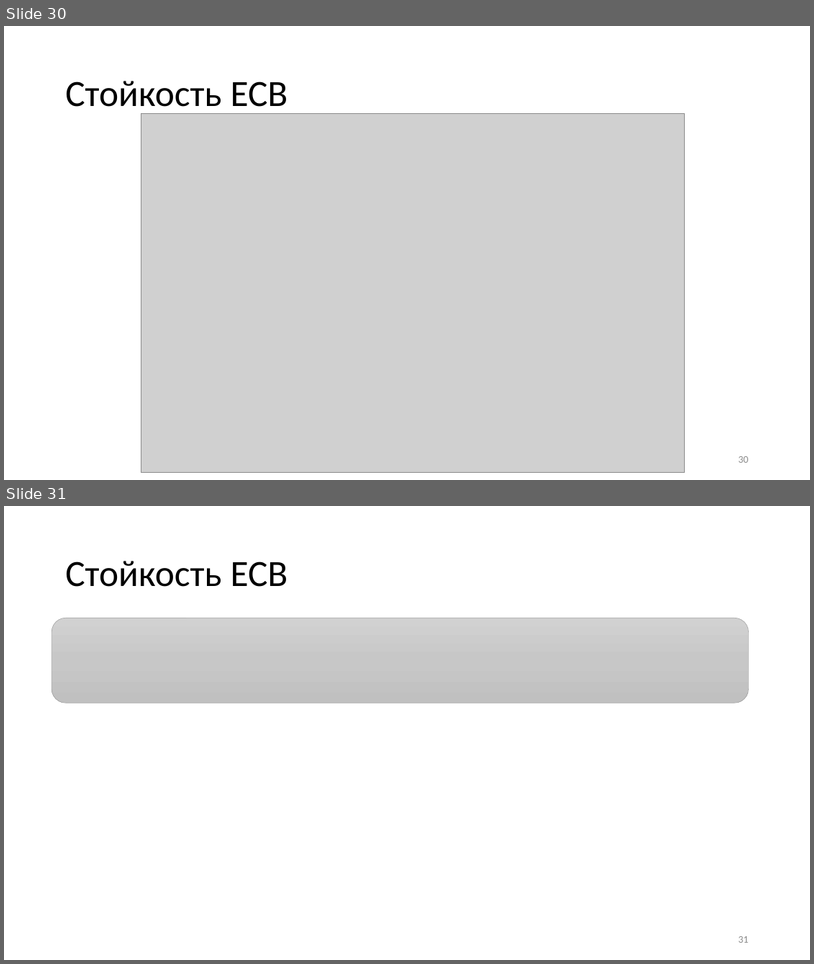
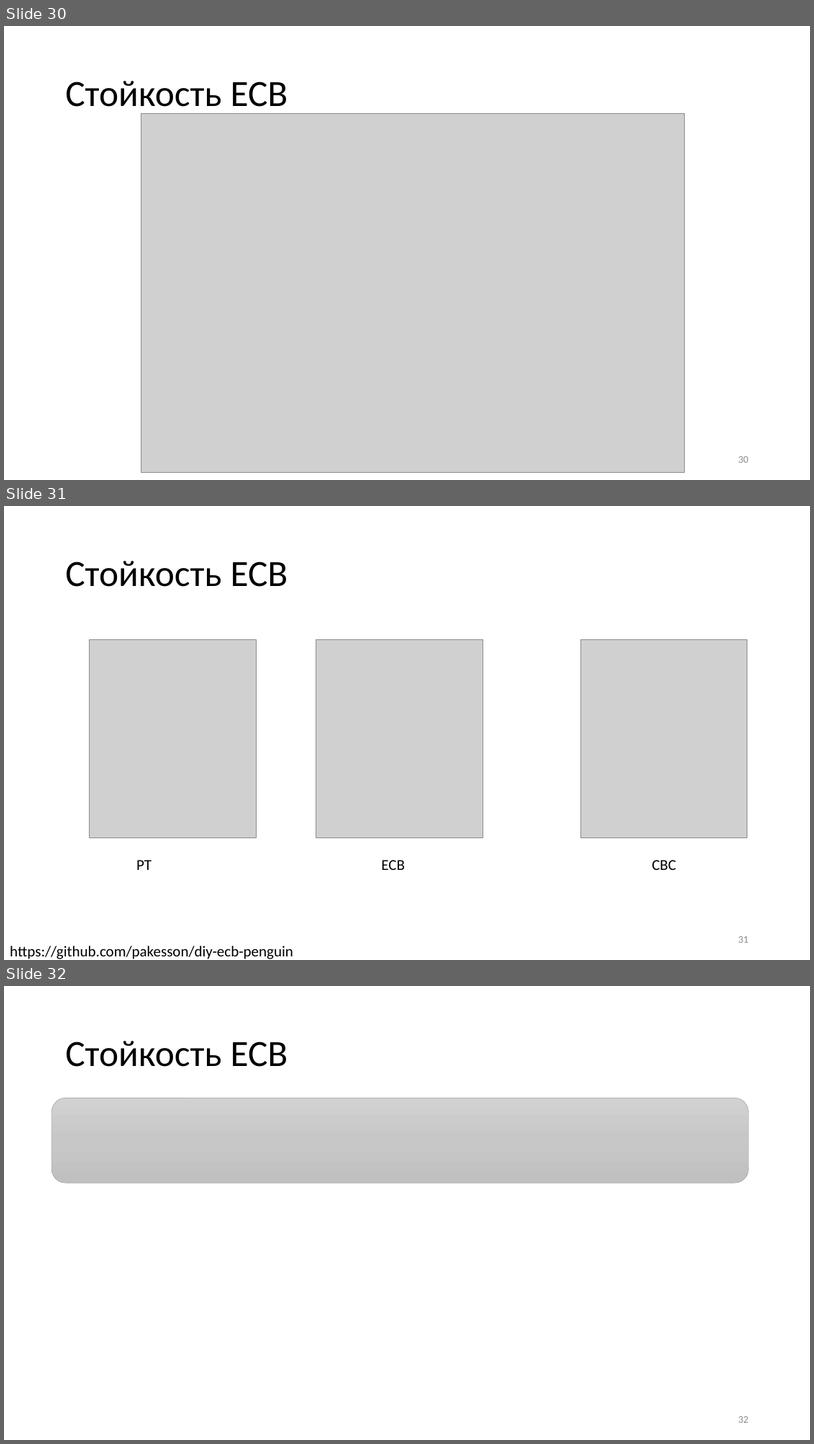
Before and after one commit to CryptoCourse/CryptoLectures, a slide deck: Lectures/Lecture4.pptx. Shown one above the other, each under a label of ours: slides 30 and 31 before the commit, slides 30, 31 and 32 after it. The pictures are 814x964 and 814x1444 pixels, drawn with LibreOffice and Linux fonts; fonts in the diff are those of the drawing; grey boxes stand for pictures. Boxes give left, top, right and bottom in pixels: in the first picture for what was removed or moved away, otherwise in the second. Text is boxed around its words. In the diff, an @@ line names an element or a change of style, - is before the commit and + after.

```diff
--- a/Lectures/Lecture4.pptx
+++ b/Lectures/Lecture4.pptx
@@ slide 31 added at (4,506,810,960), background #FFFFFF @@
@@ title added at (65,561,288,587), 44 pt, text #000000 @@
+Стойкость ECB
@@ picture added at (89,640,256,837) @@
@@ picture added at (316,640,483,837) @@
@@ picture added at (581,640,748,837) @@
@@ text added at (136,860,152,870), 18 pt, text #000000 @@
+PT
@@ text added at (381,860,405,870), 18 pt, text #000000 @@
+ECB
@@ text added at (652,860,676,870), 18 pt, text #000000 @@
+CBC
@@ page number added at (738,936,748,942), 12 pt, text #8C8C8C @@
+31
@@ text added at (10,945,293,959), 18 pt, text #000000 @@
+https://github.com/pakesson/diy-ecb-penguin
@@ what was slide 31 is now slide 32 @@
@@ page number at (738,1416,748,1422): text changed @@
-31
+32
```
Also in this commit, not shown: 1 slide changed, 1 other file.
